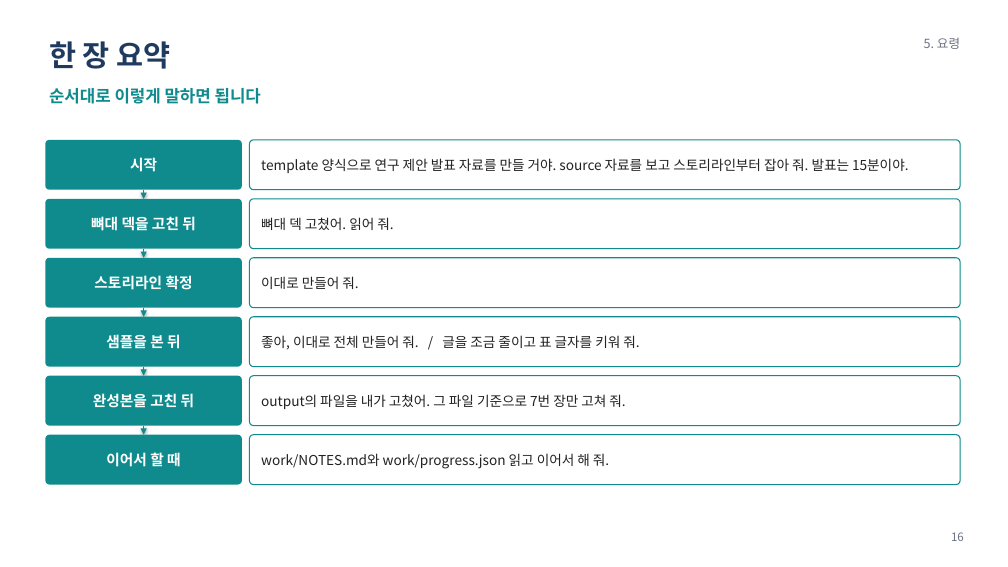
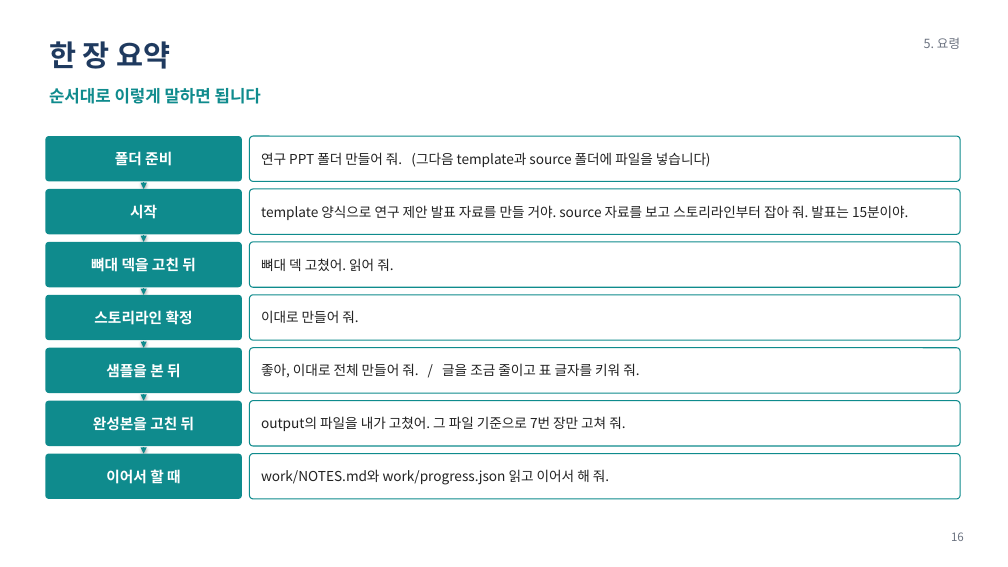
Before and after one commit to o-Fireheart-o/research-pptx-skill, a slide deck: slide 16 of docs/research-pptx 사용 매뉴얼.pptx. Drawn at 1008x567 pixels with LibreOffice and Linux fonts; fonts in the diff are those of the drawing. Boxes give left, top, right and bottom in pixels: in the first picture for what was removed or moved away, otherwise in the second. Text is boxed around its words. In the diff, an @@ line names an element or a change of style, - is before the commit and + after.

```diff
--- a/docs/research-pptx 사용 매뉴얼.pptx
+++ b/docs/research-pptx 사용 매뉴얼.pptx
@@ rounded rectangle added at (x1=45, y1=136, x2=242, y2=181), fill #0F8B8D, 14 pt, text #FFFFFF, bold @@
+폴더 준비
@@ rounded rectangle added at (x1=250, y1=136, x2=960, y2=181), fill #FFFFFF, outline #0F8B8D 1 pt, 13 pt, text #222222 @@
+연구 PPT 폴더 만들어 줘. (그다음 template과 source 폴더에 파일을 넣습니다)
@@ rounded rectangle "시작" resized from (x1=45, y1=140, x2=242, y2=190) to (x1=45, y1=189, x2=242, y2=234) @@
@@ arrow moved from (144, 191) - (144, 199) to (144, 182) - (144, 189) @@
@@ rounded rectangle "template 양식으로 연구 제안 발표 ..." resized from (x1=250, y1=140, x2=960, y2=190) to (x1=250, y1=189, x2=960, y2=234) @@
@@ arrow moved from (144, 250) - (144, 258) to (144, 235) - (144, 242) @@
@@ rounded rectangle "뼈대 덱을 고친 뒤" resized from (x1=45, y1=199, x2=242, y2=249) to (x1=45, y1=242, x2=242, y2=287) @@
@@ rounded rectangle "뼈대 덱 고쳤어. 읽어 줘." resized from (x1=250, y1=199, x2=960, y2=249) to (x1=250, y1=242, x2=960, y2=287) @@
@@ rounded rectangle "스토리라인 확정" resized from (x1=45, y1=258, x2=242, y2=308) to (x1=45, y1=295, x2=242, y2=340) @@
@@ arrow moved from (144, 309) - (144, 317) to (144, 288) - (144, 295) @@
@@ rounded rectangle "이대로 만들어 줘." resized from (x1=250, y1=258, x2=960, y2=308) to (x1=250, y1=295, x2=960, y2=340) @@
@@ rounded rectangle "샘플을 본 뒤" resized from (x1=45, y1=317, x2=242, y2=367) to (x1=45, y1=348, x2=242, y2=393) @@
@@ arrow moved from (144, 368) - (144, 376) to (144, 341) - (144, 348) @@
@@ rounded rectangle "좋아, 이대로 전체 만들어 줘. ..." resized from (x1=250, y1=317, x2=960, y2=367) to (x1=250, y1=348, x2=960, y2=393) @@
@@ rounded rectangle "완성본을 고친 뒤" resized from (x1=45, y1=376, x2=242, y2=426) to (x1=45, y1=401, x2=242, y2=446) @@
@@ arrow moved from (144, 426) - (144, 435) to (144, 394) - (144, 401) @@
@@ rounded rectangle "output의 파일을 내가 고쳤어. 그 ..." resized from (x1=250, y1=376, x2=960, y2=426) to (x1=250, y1=401, x2=960, y2=446) @@
@@ arrow added from (144, 447) to (144, 454), #0F8B8D 1.5 pt @@
@@ rounded rectangle "이어서 할 때" resized from (x1=45, y1=435, x2=242, y2=485) to (x1=45, y1=454, x2=242, y2=499) @@
@@ rounded rectangle "work/NOTES.md와 work/progress.json 읽고 이어서 해 ..." resized from (x1=250, y1=435, x2=960, y2=485) to (x1=250, y1=454, x2=960, y2=499) @@
```
Also in this commit, not shown: 4 other slides changed, 7 other files.
